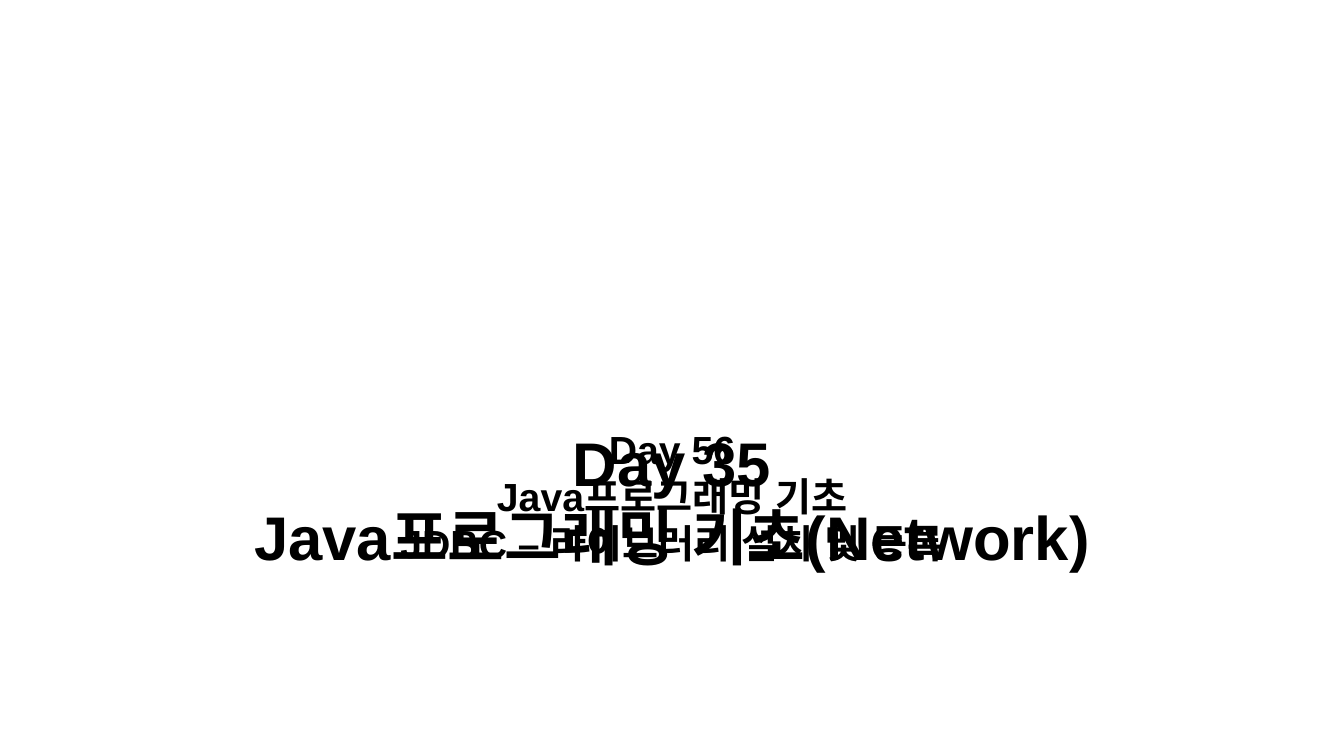
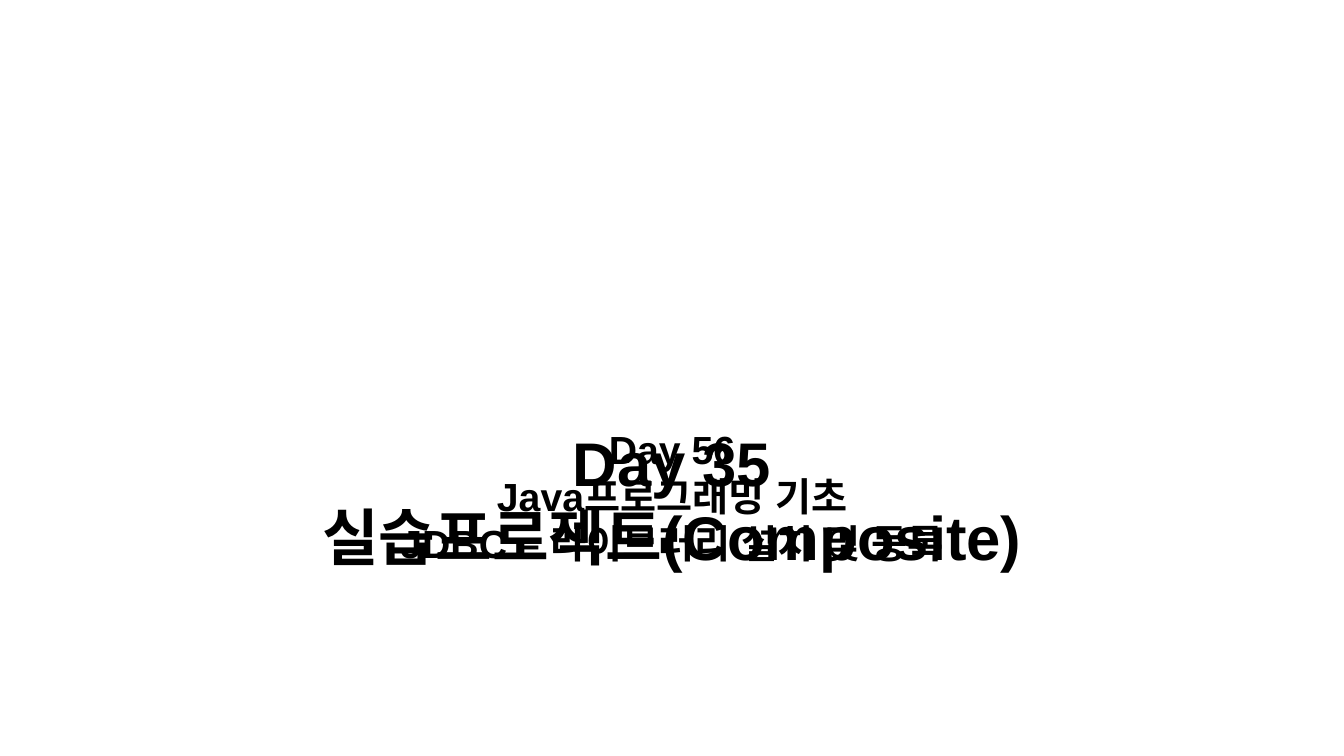
Before and after one commit to kknaks/kknaks.github.io, a slide deck: slide 34 of assets/img/posts/ClassThumbnail.pptx (slide 37 before the commit). Drawn at 1344x756 pixels with LibreOffice and Linux fonts; fonts in the diff are those of the drawing; background and template pictures are left out. Boxes give left, top, right and bottom in pixels: in the first picture for what was removed or moved away, otherwise in the second. Text is boxed around its words. In the diff, an @@ line names an element or a change of style, - is before the commit and + after.

```diff
--- a/assets/img/posts/ClassThumbnail.pptx
+++ b/assets/img/posts/ClassThumbnail.pptx
@@ text at box(322, 497, 1021, 573): text changed @@
-Java프로그래밍 기초(Network)
+실습프로젝트(Composite)
```
Also in this commit, not shown: 26 other slides changed, 3 slides removed, 21 other files.
